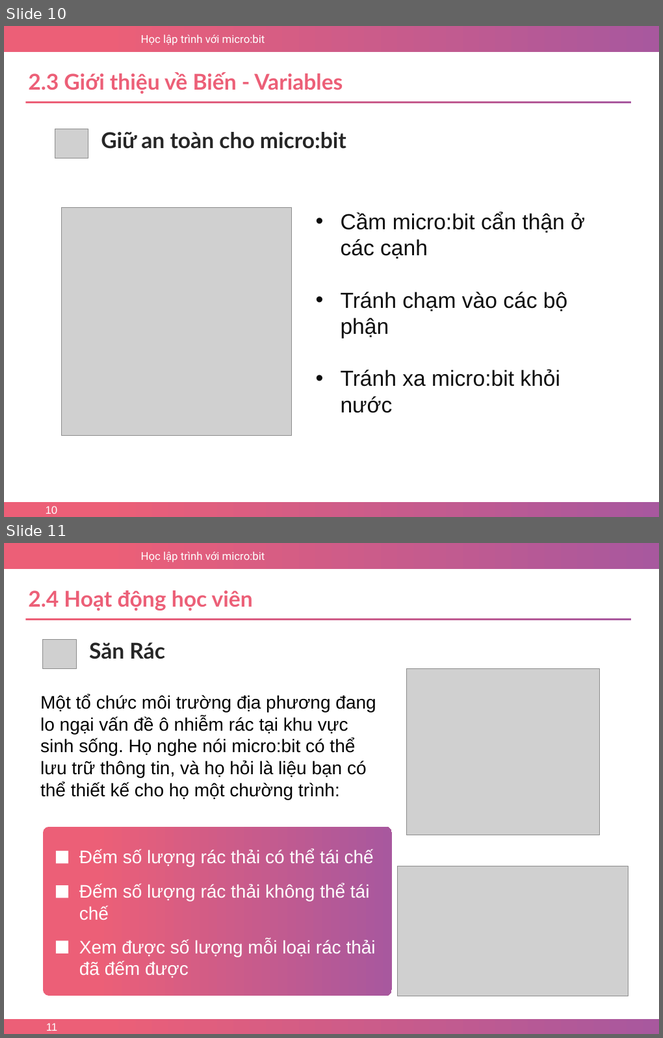
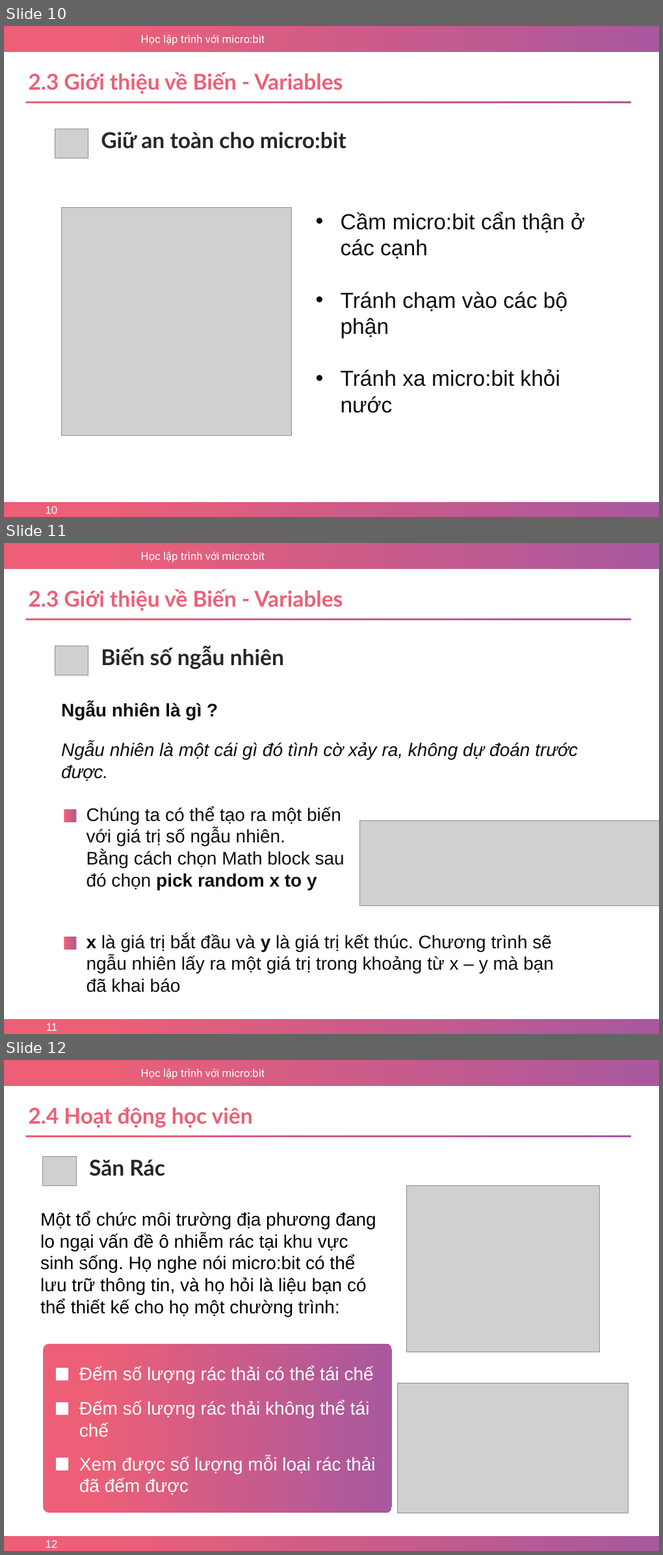
Before and after one commit to nhannn87dn/Learn-microbit, a slide deck: Lessions/Bai-02-Inputs-and-Variables/2.Bai-02-Inputs-and-Variables-p2.pptx. Shown one above the other, each under a label of ours: slides 10 and 11 before the commit, slides 10, 11 and 12 after it. The pictures are 663x1038 and 663x1555 pixels, drawn with LibreOffice and Linux fonts; fonts in the diff are those of the drawing; grey boxes stand for pictures; background and template pictures are left out. Boxes give left, top, right and bottom in pixels: in the first picture for what was removed or moved away, otherwise in the second. Text is boxed around its words. In the diff, an @@ line names an element or a change of style, - is before the commit and + after.

Commit message:
update

```diff
--- a/Lessions/Bai-02-Inputs-and-Variables/2.Bai-02-Inputs-and-Variables-p2.pptx
+++ b/Lessions/Bai-02-Inputs-and-Variables/2.Bai-02-Inputs-and-Variables-p2.pptx
@@ slide 11 added at (x1=4, y1=543, x2=659, y2=1034), background #FFFFFF; not listed: 3 template elements that a slide beside it also shows @@
@@ text added at (x1=28, y1=589, x2=343, y2=611), 24 pt, text #EC5F77, bold @@
+2.3 Giới thiệu về Biến - Variables
@@ rectangle added at (x1=25, y1=618, x2=632, y2=620), fill gradient #EC5F77 to #A8589E @@
@@ picture added at (x1=55, y1=646, x2=88, y2=676) @@
@@ text added at (x1=101, y1=647, x2=284, y2=669), 24 pt, text #262626, bold @@
+Biến số ngẫu nhiên
@@ text added at (x1=61, y1=702, x2=202, y2=720), 20 pt, text #0D0D0D, bold @@
+Ngẫu nhiên là gì ?
@@ text added at (x1=61, y1=742, x2=578, y2=782), 20 pt, text #0D0D0D, italic @@
+Ngẫu nhiên là một cái gì đó tình cờ xảy ra, không dự đoán trước được.
@@ rectangle added at (x1=64, y1=809, x2=77, y2=822), fill gradient #EC5F77 to #A8589E @@
@@ text added at (x1=87, y1=807, x2=345, y2=890), 20 pt, text #0D0D0D @@
+Chúng ta có thể tạo ra một biến với giá trị số ngẫu nhiên.
+Bằng cách chọn Math block sau đó chọn pick random x to y
@@ picture added at (x1=360, y1=821, x2=659, y2=906) @@
@@ rectangle added at (x1=64, y1=937, x2=77, y2=949), fill gradient #EC5F77 to #A8589E @@
@@ text added at (x1=87, y1=934, x2=554, y2=993), 20 pt, text #0D0D0D @@
+x là giá trị bắt đầu và y là giá trị kết thúc. Chương trình sẽ ngẫu nhiên lấy ra một giá trị trong khoảng từ x – y mà bạn đã khai báo
@@ page number added at (x1=46, y1=1023, x2=57, y2=1031), 12 pt, text #FFFFFF @@
+11
@@ what was slide 11 is now slide 12 @@
@@ page number at (x1=46, y1=1540, x2=58, y2=1548): text changed @@
-11
+12
```
